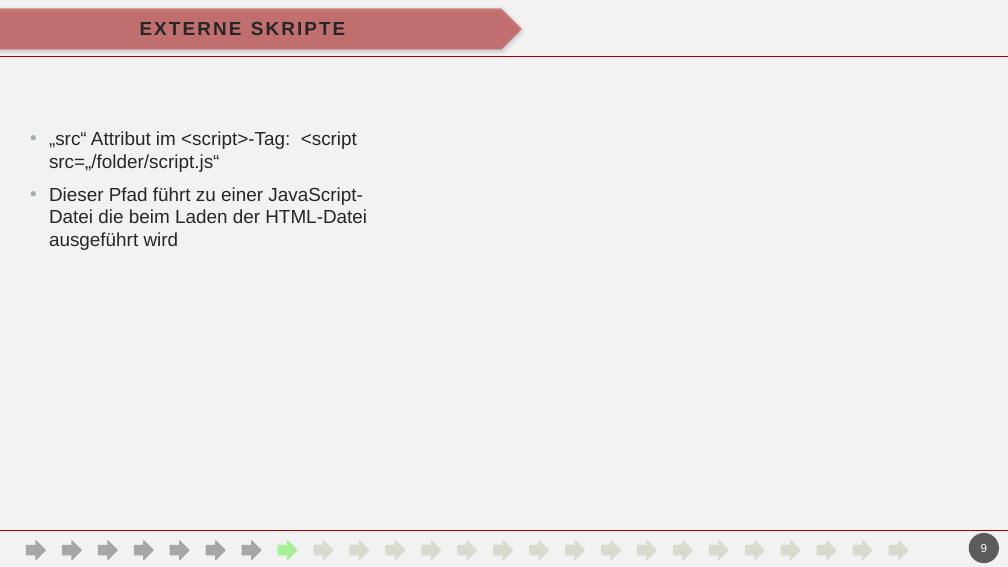
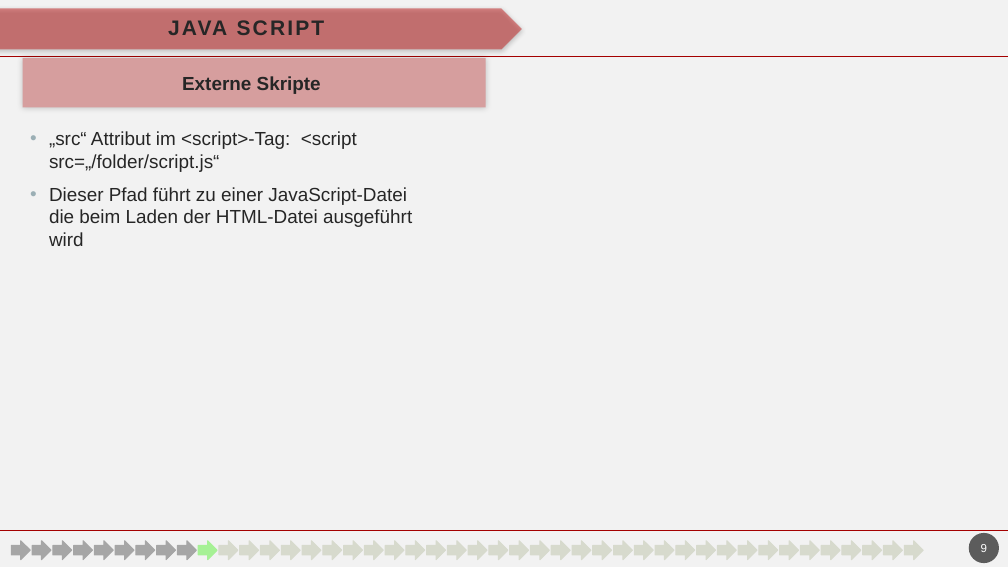
Before and after one commit to havrazO/Angular-Vortrag, a slide deck: slide 9 of vortrag/präsentation/entwurf/V1/angular.pptm. Drawn at 1008x567 pixels with LibreOffice and Linux fonts; fonts in the diff are those of the drawing; background and template pictures are left out. Boxes give left, top, right and bottom in pixels: in the first picture for what was removed or moved away, otherwise in the second. Text is boxed around its words. In the diff, an @@ line names an element or a change of style, - is before the commit and + after.

```diff
--- a/vortrag/präsentation/entwurf/V1/angular.pptm
+++ b/vortrag/präsentation/entwurf/V1/angular.pptm
@@ title at box(140, 22, 345, 35): text changed; size 18 to 20 pt @@
-EXTERNE SKRIPTE
+JAVA SCRIPT
@@ text added at box(23, 58, 486, 107), fill #D69E9E, 18 pt, text #262626, bold @@
+Externe Skripte
@@ text "„src“ Attribut im <script>-Tag: <script ..." rewrapped from box(49, 131, 367, 250) to box(49, 131, 412, 246) @@
@@ 3 right arrows: place and size @@
-3 right arrows at box(63, 541, 765, 560)
+3 right arrows at box(53, 541, 757, 560)
@@ right arrow: place and size @@
-right arrow at box(242, 541, 261, 560)
+right arrow at box(115, 541, 134, 560)
@@ right arrow: place and size @@
-right arrow at box(206, 541, 225, 560)
+right arrow at box(157, 541, 175, 560)
@@ right arrow: place and size @@
-right arrow at box(278, 541, 297, 560)
+right arrow at box(198, 541, 217, 560)
@@ 4 right arrows: place and size @@
-4 right arrows at box(98, 541, 908, 560)
+4 right arrows at box(95, 541, 903, 560)
@@ 5 right arrows: place and size @@
-5 right arrows at box(170, 541, 873, 560)
+5 right arrows at box(178, 541, 882, 560)
@@ 4 right arrows: place and size @@
-4 right arrows at box(26, 541, 836, 560)
+4 right arrows at box(32, 541, 840, 560)
@@ group added at box(11, 541, 923, 560): 19 right arrows @@
```
Also in this commit, not shown: 23 other slides changed, 19 slides added, 2 slides removed, 5 other files.
